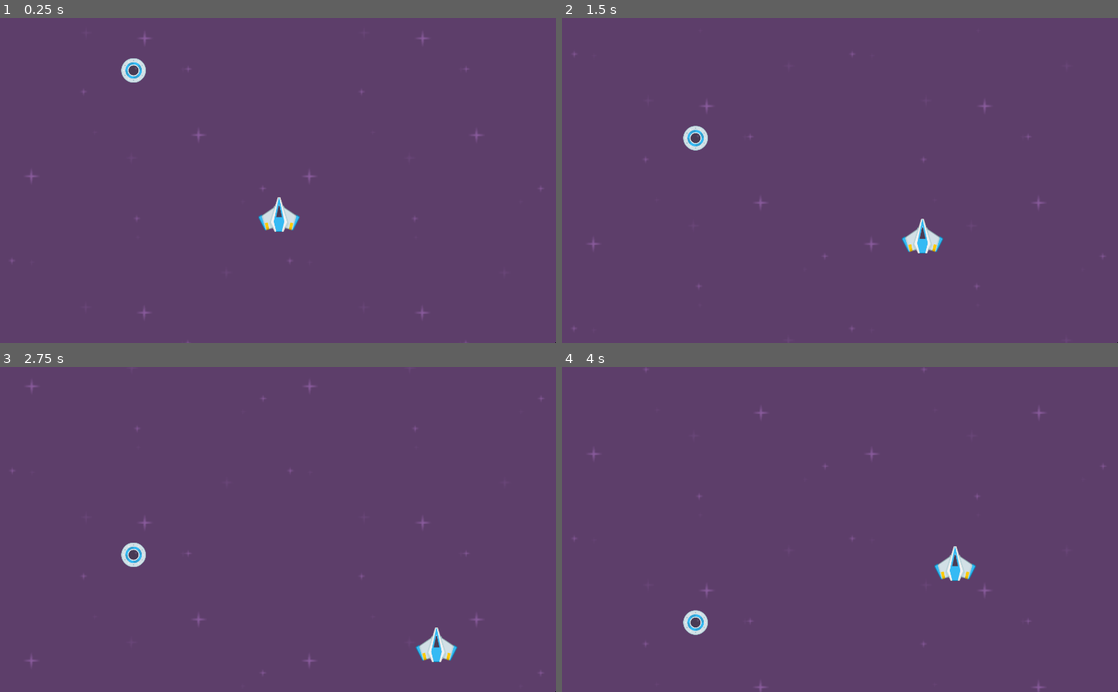
Above: before the commit, frames 1-4 (two rows, left to right).
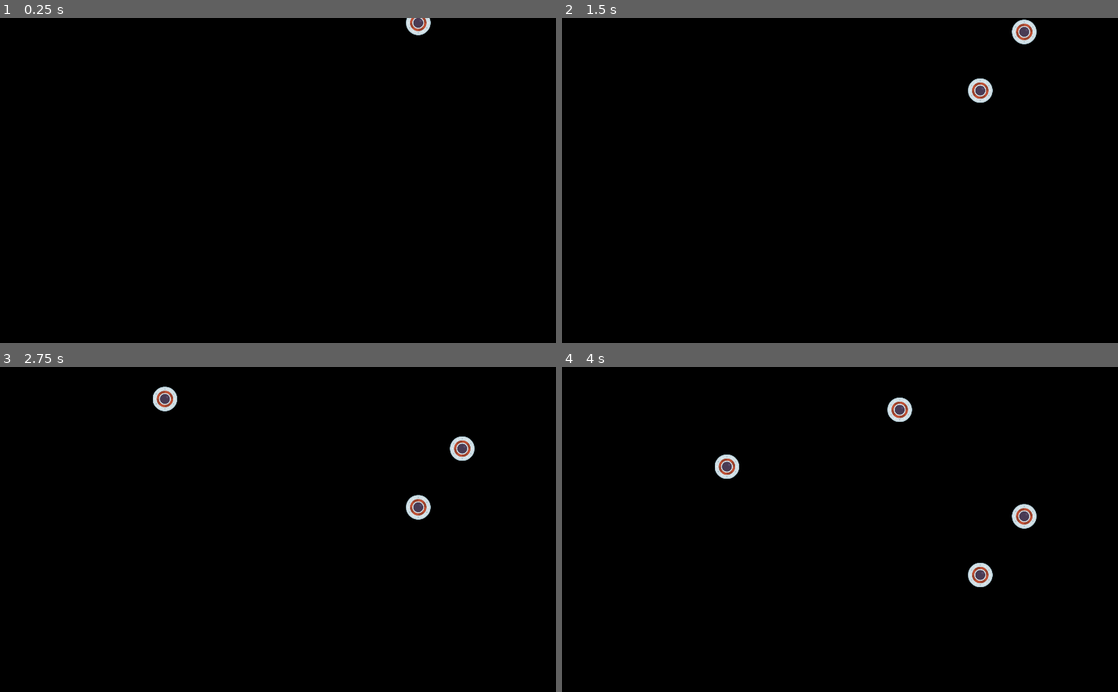
Above: after the commit, the same moments.

Repository: smokecastles/gameoff2018
Game: Godot game, scene res://Scenes/spawner_enemy.tscn
Two runs of this game, one before a commit and one after it. Both use one fixed random seed, a clock stepped at 60 frames per second and the inputs below. Before the commit the project starts from res://Scenes/SpaceShooterTest/SpaceShooterTest.tscn.
Inputs:
- Up to frame 1 (0.25 s): no input
- Up to frame 2 (1.5 s): hold Right (ui_right) 0.53-1.28 s; hold Down (ui_down) from 1.28 s (still down)
- Up to frame 3 (2.75 s): release Down (ui_down) at 2.03 s; hold Right (ui_right) from 2.03 s (still down)
- Up to frame 4 (4 s): release Right (ui_right) at 2.78 s; hold Up (ui_up) 2.78-3.53 s; hold Left (ui_left) from 3.53 s (still down)

The runs differ from the first frame. In frame 1, 100% of the frame differs, in the area x 0-100%, y 0-100%; in frame 2, 100%; in frame 3, 100%; in frame 4, 100%.

Commit message:
SpawnerEnemy
Spawns enemy

Diff:
--- a/Scenes/Enemy.tscn
+++ b/Scenes/Enemy.tscn
@@ -1,7 +1,8 @@
 [gd_scene load_steps=4 format=2]
 
-[ext_resource path="res://Scenes/SpaceShooterTest/Enemy.gd" type="Script" id=1]
+[ext_resource path="res://Scripts/Enemy.gd" type="Script" id=1]
 [ext_resource path="res://Sprites/ufoBlue.png" type="Texture" id=2]
+
 
 [sub_resource type="RectangleShape2D" id=2]
 
--- a/Scenes/Enemy_Kamikaze.tscn
+++ b/Scenes/Enemy_Kamikaze.tscn
@@ -1,14 +1,14 @@
 [gd_scene load_steps=4 format=2]
 
-[ext_resource path="res://Scenes/SpaceShooterTest/Enemy.gd" type="Script" id=1]
-[ext_resource path="res://Sprites/ufoBlue.png" type="Texture" id=2]
+[ext_resource path="res://Scripts/Enemy.gd" type="Script" id=1]
+[ext_resource path="res://Sprites/ufoRed.png" type="Texture" id=2]
 
 [sub_resource type="RectangleShape2D" id=1]
 
 custom_solver_bias = 0.0
 extents = Vector2( 10, 10 )
 
-[node name="Enemy_Kamikaze" type="Area2D" index="0"]
+[node name="Enemy_Kamikaze" type="Area2D"]
 
 position = Vector2( 246.065, 71.7691 )
 input_pickable = true
--- a/Scenes/SpaceShooterTest/SpaceShooterTest.tscn
+++ b/Scenes/SpaceShooterTest.tscn
@@ -1,38 +1,36 @@
-[gd_scene load_steps=9 format=2]
+[gd_scene load_steps=7 format=2]
 
-[ext_resource path="res://Sprites/purple.png" type="Texture" id=1]
-[ext_resource path="res://Scripts/Stars.gd" type="Script" id=2]
-[ext_resource path="res://Scripts/Ship.gd" type="Script" id=3]
-[ext_resource path="res://Sprites/playerShip2_blue.png" type="Texture" id=4]
-[ext_resource path="res://Scenes/SpaceShooterTest/Enemy.gd" type="Script" id=5]
-[ext_resource path="res://Sprites/ufoBlue.png" type="Texture" id=6]
+[ext_resource path="res://Scenes/spawner_enemy.tscn" type="PackedScene" id=1]
+[ext_resource path="res://Sprites/purple.png" type="Texture" id=2]
+[ext_resource path="res://Scripts/Stars.gd" type="Script" id=3]
+[ext_resource path="res://Scripts/Ship.gd" type="Script" id=4]
+[ext_resource path="res://Sprites/playerShip2_blue.png" type="Texture" id=5]
 
 [sub_resource type="RectangleShape2D" id=1]
 
 custom_solver_bias = 0.0
 extents = Vector2( 10, 10 )
 
-[sub_resource type="RectangleShape2D" id=2]
-
-custom_solver_bias = 0.0
-extents = Vector2( 10, 10 )
-
 [node name="Node2D" type="Node2D" index="0"]
 
-[node name="BackgroundParent" type="Node2D" parent="." index="0"]
+[node name="spawner_enemy" parent="." index="0" instance=ExtResource( 1 )]
+
+[node name="BackgroundParent" type="Node2D" parent="." index="1"]
+
+editor/display_folded = true
 
 [node name="AuxBackground" type="Sprite" parent="BackgroundParent" index="0"]
 
 position = Vector2( 513.383, 304.164 )
 scale = Vector2( 3.9964, 2.30608 )
-texture = ExtResource( 1 )
+texture = ExtResource( 2 )
 
 [node name="Background" type="Sprite" parent="BackgroundParent" index="1"]
 
 position = Vector2( 255.155, 344.846 )
 scale = Vector2( 2, 2 )
-texture = ExtResource( 1 )
-script = ExtResource( 2 )
+texture = ExtResource( 2 )
+script = ExtResource( 3 )
 _sections_unfolded = [ "Offset", "Transform", "Z Index" ]
 velocity = Vector2( 0, 100 )
 
@@ -76,13 +74,14 @@
 
 position = Vector2( 767.62, -672.193 )
 scale = Vector2( 2, 2 )
-texture = ExtResource( 1 )
-script = ExtResource( 2 )
+texture = ExtResource( 2 )
+script = ExtResource( 3 )
 _sections_unfolded = [ "Offset", "Transform", "Z Index" ]
 velocity = Vector2( 0, 100 )
 
-[node name="Ship" type="Area2D" parent="." index="1"]
+[node name="Ship" type="Area2D" parent="." index="2"]
 
+editor/display_folded = true
 position = Vector2( 515.444, 364.98 )
 scale = Vector2( 3.9012, 3.24633 )
 input_pickable = true
@@ -104,32 +103,5 @@
 
 position = Vector2( -0.347017, -0.703963 )
 scale = Vector2( 0.175439, 0.265563 )
-texture = ExtResource( 4 )
+texture = ExtResource( 5 )
 _sections_unfolded = [ "Animation", "Material", "Offset", "Pause", "Transform", "Visibility", "Z Index" ]
-
-[node name="Enemy" type="Area2D" parent="." index="2"]
-
-position = Vector2( 246.065, 71.7691 )
-input_pickable = true
-gravity_vec = Vector2( 0, 1 )
-gravity = 98.0
-linear_damp = 0.1
-angular_damp = 1.0
-audio_bus_override = false
-audio_bus_name = "Master"
-script = ExtResource( 5 )
-_sections_unfolded = [ "Audio Bus", "Collision" ]
-velocity = Vector2( 0, 100 )
-
-[node name="CollisionShape2D" type="CollisionShape2D" parent="Enemy" index="0"]
-
-position = Vector2( 0.575173, 0.514295 )
-scale = Vector2( 2.38086, 2.41219 )
-shape = SubResource( 2 )
-_sections_unfolded = [ "Transform" ]
-
-[node name="Sprite" type="Sprite" parent="Enemy" index="1"]
-
-scale = Vector2( 0.5, 0.5 )
-texture = ExtResource( 6 )
-_sections_unfolded = [ "Transform" ]
--- /dev/null
+++ b/Scenes/spawner_enemy.tscn
@@ -0,0 +1,9 @@
+[gd_scene load_steps=2 format=2]
+
+[ext_resource path="res://Scripts/spawner_enemy.gd" type="Script" id=1]
+
+[node name="spawner_enemy" type="Node"]
+
+script = ExtResource( 1 )
+
+[node name="Container" type="Node" parent="." index="0"]
--- /dev/null
+++ b/Scripts/spawner_enemy.gd
@@ -0,0 +1,20 @@
+extends Node
+
+const enemy_kamikaze = preload("res://scenes/Enemy_Kamikaze.tscn")
+
+func _ready():
+	spawn()
+	pass
+
+func spawn():
+	while true:
+		randomize()
+
+		var enemy = enemy_kamikaze.instance()
+		var pos = Vector2()
+		pos.x = rand_range(0+16,get_viewport().get_visible_rect().size.x-16)
+		pos.y = 0-16
+		enemy.position = pos
+		get_node("Container").add_child(enemy)
+		yield(get_tree().create_timer(rand_range(0.5, 1.25)),"timeout")
+	pass
--- a/project.godot
+++ b/project.godot
@@ -11,7 +11,7 @@
 [application]
 
 config/name="Game Off 2018"
-run/main_scene="res://Scenes/SpaceShooterTest/SpaceShooterTest.tscn"
+run/main_scene="res://Scenes/spawner_enemy.tscn"
 config/icon="res://icon.png"
 
 [display]
Not shown: 5 places in Scenes/SpaceShooterTest.tscn that only renumber resources
Renamed: Scenes/SpaceShooterTest/Enemy.gd -> Scripts/Enemy.gd
